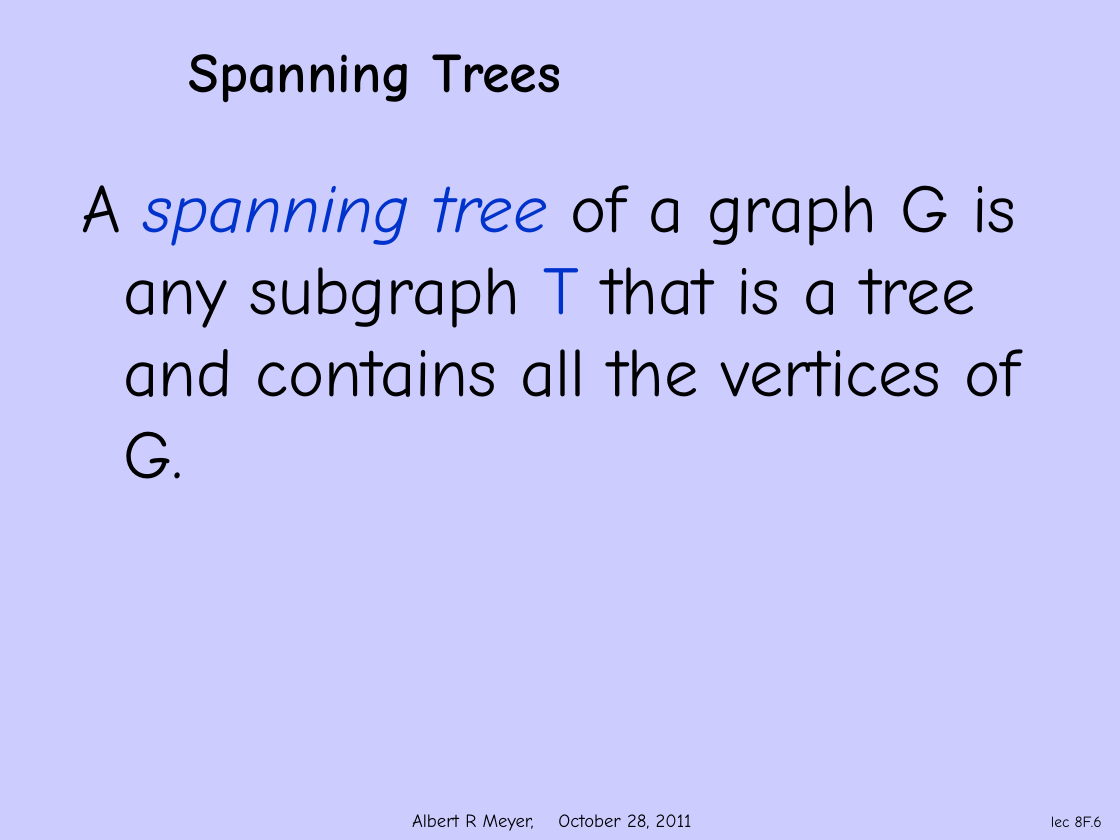
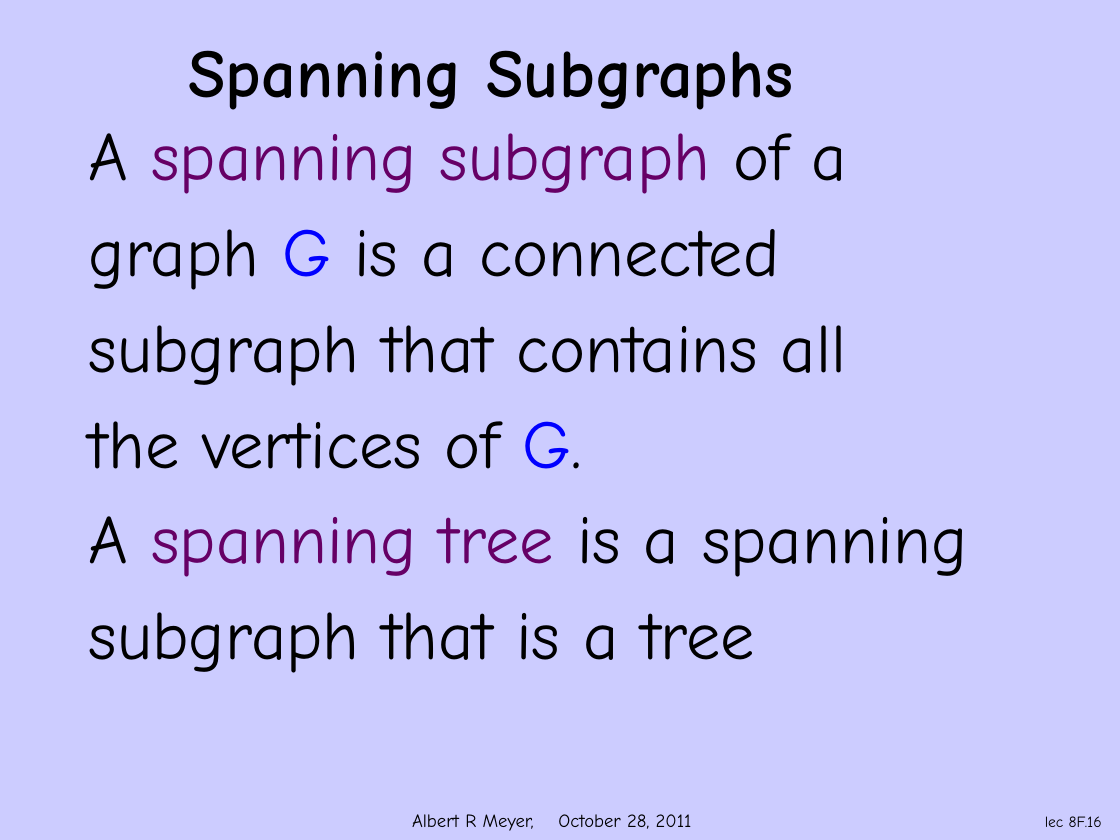
Before and after one commit to armeyer/mcs_web, a slide deck: slide 16 of fall11/slidesF11/slides9m.pptx (slide 6 before the commit). Drawn at 1120x840 pixels with LibreOffice and Linux fonts; fonts in the diff are those of the drawing; background and template pictures are left out. Boxes give left, top, right and bottom in pixels: in the first picture for what was removed or moved away, otherwise in the second. Text is boxed around its words. In the diff, an @@ line names an element or a change of style, - is before the commit and + after.

```diff
--- a/fall11/slidesF11/slides9m.pptx
+++ b/fall11/slidesF11/slides9m.pptx
@@ title at [189,50,793,110]: text changed; size 36 to 44 pt @@
-Spanning Trees
+Spanning Subgraphs
@@ text at [89,133,967,673]: text changed @@
-A spanning tree of a graph G is any subgraph T that is a tree and contains all the vertices of G.
+A spanning subgraph of a
+graph G is a connected
+subgraph that contains all
+the vertices of G.
+A spanning tree is a spanning
+subgraph that is a tree
@@ page number at [1045,816,1102,827]: text changed @@
-lec 8F.6
+lec 8F.16
```
Also in this commit, not shown: 7 other slides changed, 10 slides added, 10 other files.
